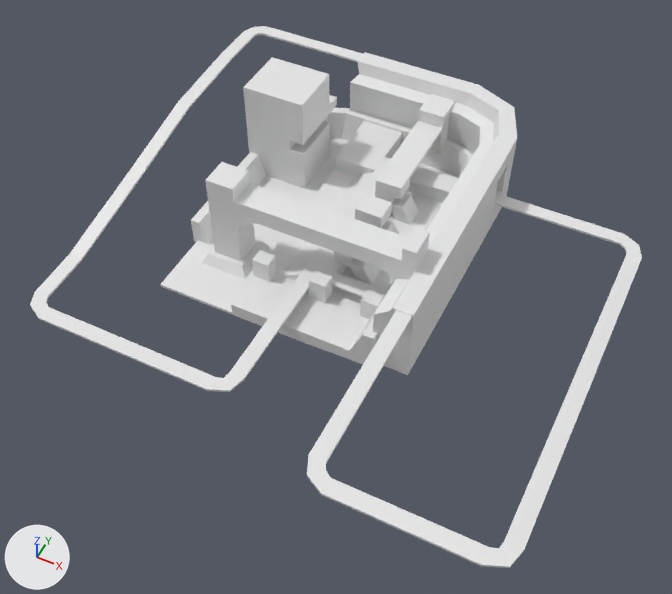
What one commit did to the FBX model Assets/EnvironmentBases/ENV1.fbx.
Camera for both pictures: a 50 mm lens placed at (197.0, -373.0, 443.0), pointed at (19.0, -16.0, -3.0). Every picture has the same lights, and +X, +Y and +Z are marked at lower left. The first picture is the older version. Vertices at exactly the same position are counted once.
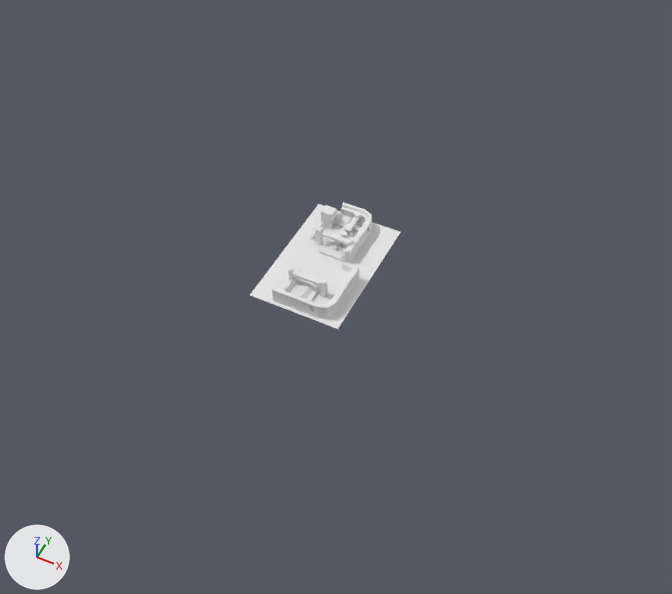
Patch to the scene script:
```diff
--- a/Assets/EnvironmentBases/ENV1.fbx.py
+++ b/Assets/EnvironmentBases/ENV1.fbx.py
@@ me_cube @@
 # used by ob_cube; location = (0.0, 0.0, 0.0)
-me_cube.from_pydata(...)  # 795 vertices, 757 faces; spans x -155.0..185.0, y -167.0..185.0, z -21.0..57.0
+me_cube.from_pydata(...)  # 874 vertices, 836 faces; spans x -30.0..33.0, y -42.0..54.0, z 0.0..14.0
+# me_cube part 1: the loose piece of 16 vertices spanning x -101.0..-87.0, y 0.0..104.0, z -21.0..0.0 is scaled about its middle by (0.18, 0.18, 0.174), then moved by (77.0, -23.0, 12.0)
+# me_cube part 2: the loose piece of 87 vertices spanning x -83.0..81.0, y -42.0..185.0, z -19.0..38.0 is scaled about its middle by (0.18, 0.18, 0.184), then moved by (1.0, -39.0, -4.0)
+# me_cube part 3: the loose piece of 36 vertices spanning x -102.0..-56.0, y 82.0..134.0, z -18.0..57.0 is scaled about its middle by (0.18, 0.18, 0.185), then moved by (65.0, -69.0, -12.0)
+# me_cube part 4: the loose piece of 66 vertices spanning x 4.0..32.0, y 73.0..170.0, z -20.0..29.0 is scaled about its middle by 0.18, then moved by (-15.0, -80.0, 0.0)
+# me_cube part 5: the loose piece of 34 vertices spanning x 4.0..32.0, y 10.0..27.0, z -11.0..20.0 is scaled about its middle by 0.18, then moved by (-15.0, 10.0, 0.0)
+# me_cube part 6: the loose piece of 34 vertices spanning x 4.0..32.0, y 41.0..58.0, z -11.0..20.0 is scaled about its middle by 0.18, then moved by (-15.0, -26.0, 0.0)
+# me_cube part 7: a new loose piece of 286 vertices spanning x -14.0..12.0, y 11.0..49.0, z 0.0..13.0, in mat_material (white #e7e7e7)
+# me_cube part 8: a new loose piece of 200 vertices spanning x -12.0..14.0, y -31.0..-12.0, z 0.0..13.0, in mat_material (white #e7e7e7)
+# me_cube part 9: a new loose piece of 87 vertices spanning x -15.0..26.0, y -40.0..7.0, z 0.0..10.0, in mat_material (white #e7e7e7)
+# me_cube part 10: the loose piece of 84 vertices spanning x 70.0..185.0, y -167.0..118.0, z 0.0..37.0 is deleted
+# me_cube part 11: the loose piece of 18 vertices spanning x -86.0..-48.0, y -19.0..19.0, z -20.0..-11.0 is deleted
+# me_cube part 12: the loose piece of 8 vertices spanning x 37.0..49.0, y -18.0..-8.0, z -10.0..5.0 is deleted
+# me_cube part 13: the loose piece of 8 vertices spanning x -42.0..-30.0, y -18.0..-8.0, z -10.0..5.0 is deleted
+# me_cube part 14: 404 vertices removed from x -155.0..68.0, y -117.0..183.0, z -20.0..54.0; 4 vertices added at x -30.0..33.0, y -42.0..54.0, z 0.0
+# other edits to the shape of me_cube do not show in these pictures
 me_cube.materials.append(mat_material)
```

Location of each change, [x1, y1, x2, y2] in pixels of the pictures (672 x 594 px; the box of a moved part takes in the faces that stretch with it):
'Cube', reshaped (75% narrower, 76% shorter): before [30, 26, 642, 568]; after [250, 202, 400, 329]
part 1 of me_cube, moved or reshaped: before [191, 152, 267, 244]; after [311, 223, 324, 241]
part 2 of me_cube, moved or reshaped: before [324, 52, 517, 375]; after [336, 202, 372, 263]
part 3 of me_cube, moved or reshaped: before [243, 57, 337, 188]; after [321, 205, 338, 230]
part 4 of me_cube, moved or reshaped: before [375, 94, 455, 224]; after [345, 211, 361, 237]
part 5 of me_cube, moved or reshaped: before [334, 251, 381, 284]; after [341, 232, 349, 239]
part 6 of me_cube, moved or reshaped: before [355, 194, 399, 234]; after [338, 242, 346, 247]
part 7 of me_cube, added: after [315, 216, 361, 262]
part 8 of me_cube, added: after [284, 267, 328, 301]
part 9 of me_cube, added: after [272, 263, 360, 318]
part 10 of me_cube, deleted: before [307, 195, 642, 568]
part 11 of me_cube, deleted: before [201, 239, 271, 279]
part 12 of me_cube, deleted: before [360, 289, 385, 319]
part 13 of me_cube, deleted: before [252, 250, 276, 281]
part 14 of me_cube, cut back: before [30, 26, 458, 392]; after [250, 204, 400, 329]
